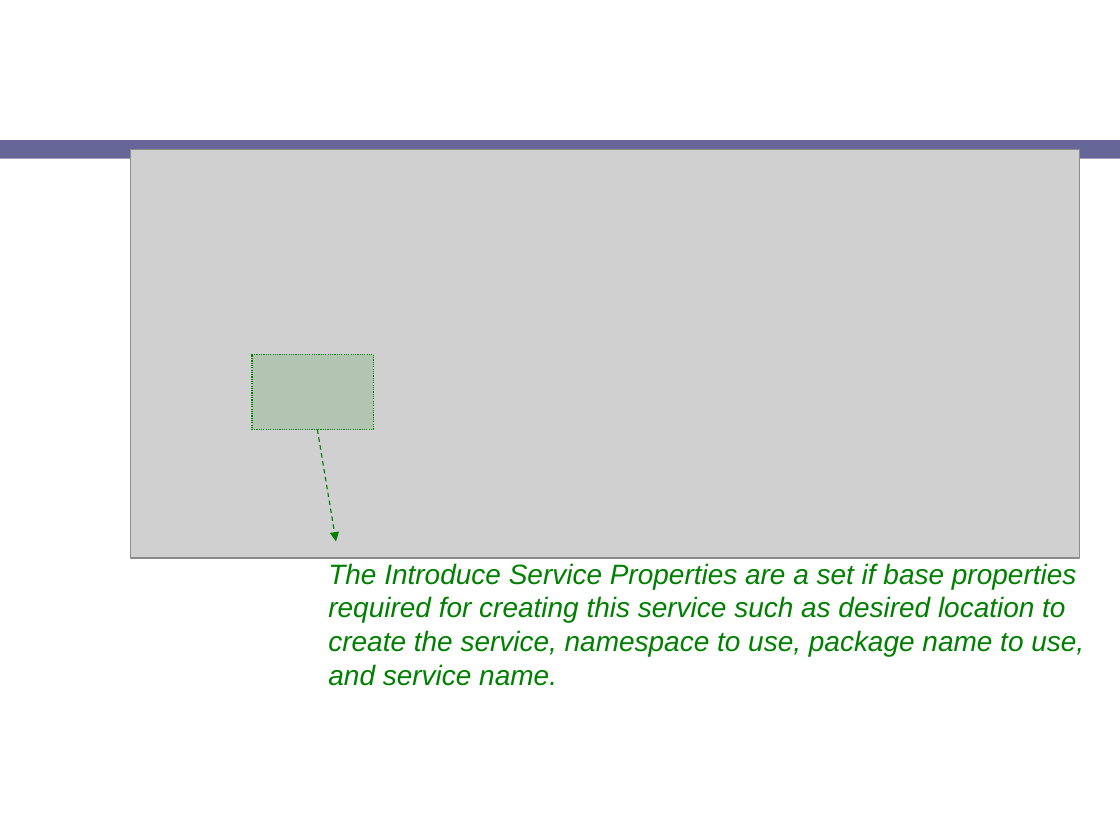
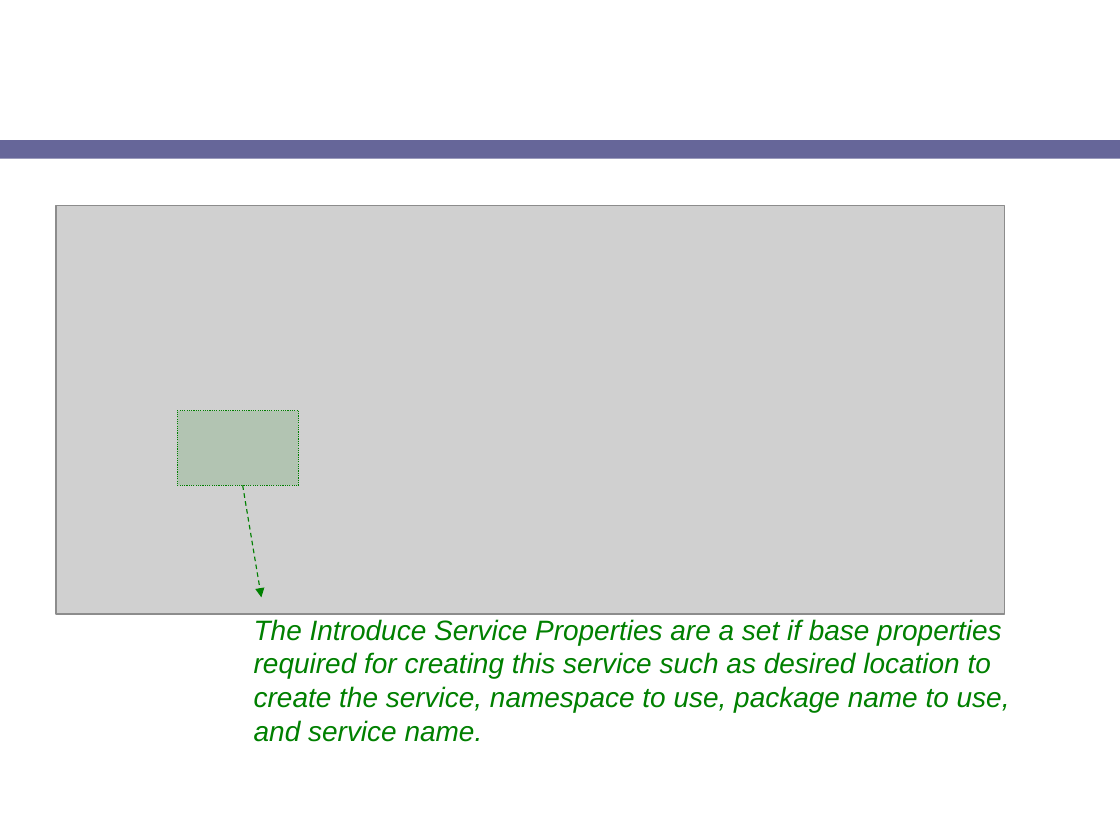
Before and after one commit to NCIP/cagrid-docs, a slide deck: slide 16 of presentations/introduce/Introduce-1.1-OGF-21.ppt (slide 13 before the commit). Drawn at 1120x840 pixels with LibreOffice and Linux fonts; fonts in the diff are those of the drawing; grey boxes stand for pictures; background and template pictures are left out. Boxes give left, top, right and bottom in pixels: in the first picture for what was removed or moved away, otherwise in the second. Text is boxed around its words. In the diff, an @@ line names an element or a change of style, - is before the commit and + after.

```diff
--- a/presentations/introduce/Introduce-1.1-OGF-21.ppt
+++ b/presentations/introduce/Introduce-1.1-OGF-21.ppt
@@ 1 picture, 1 text, 1 rectangle, 1 arrow: place and size @@
-1 picture, 1 text, 1 rectangle, 1 arrow at (131,149,1084,686)
+1 picture, 1 text, 1 rectangle, 1 arrow at (56,205,1010,742)
```
Also in this commit, not shown: 4 other slides changed, 7 slides added, 3 slides removed.
